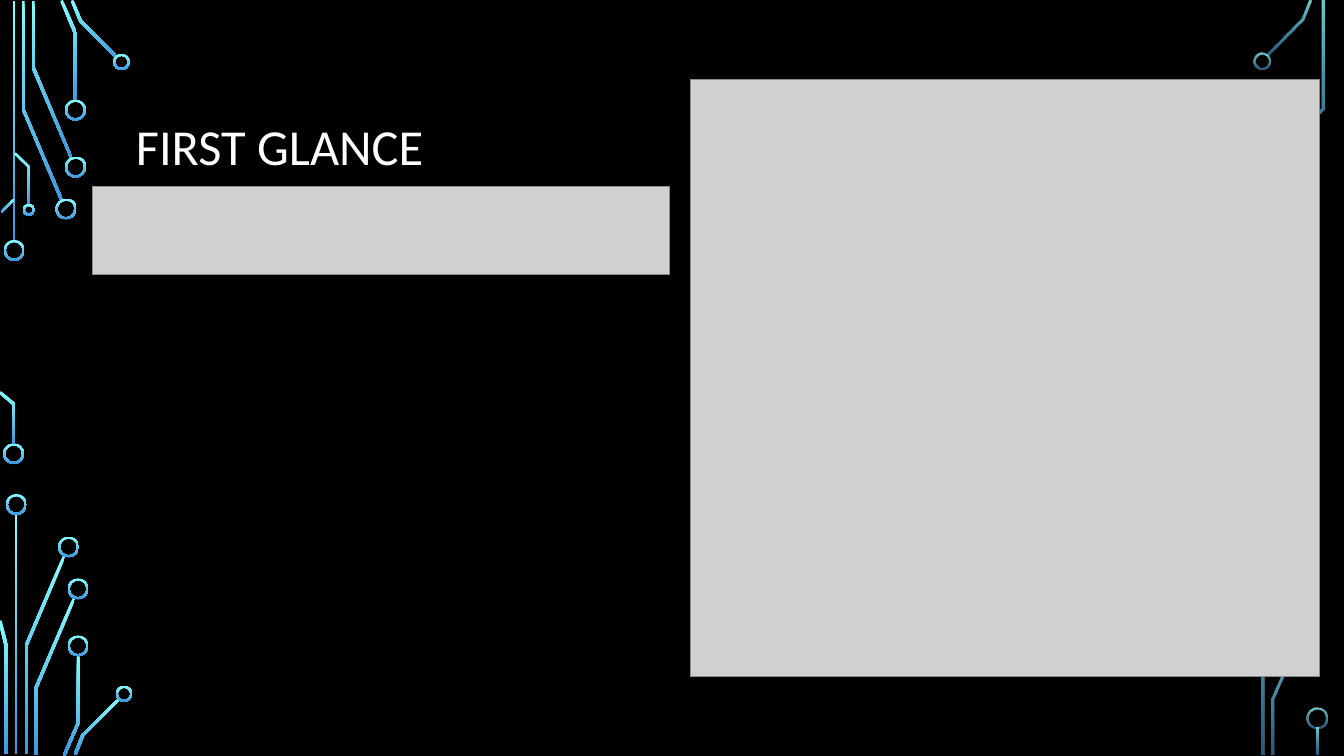
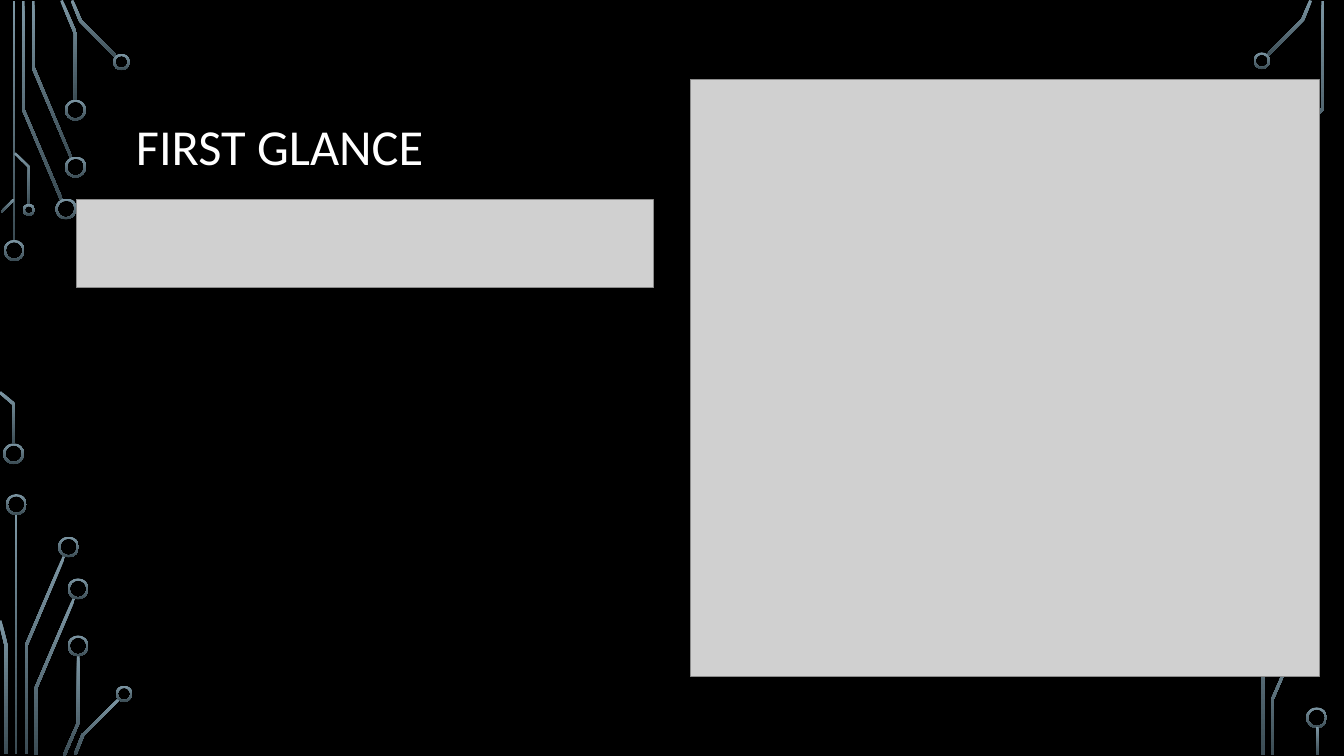
Before and after one commit to hzhi54/Cars_Price_Regression_Project, a slide deck: slide 4 of Presentation.pptx. Drawn at 1344x756 pixels with LibreOffice and Linux fonts; fonts in the diff are those of the drawing; grey boxes stand for pictures; background and template pictures are left out. Boxes give left, top, right and bottom in pixels: in the first picture for what was removed or moved away, otherwise in the second. Text is boxed around its words. In the diff, an @@ line names an element or a change of style, - is before the commit and + after.

```diff
--- a/Presentation.pptx
+++ b/Presentation.pptx
@@ fill gradient #82FFFF to #3D97DE to gradient #7C96A3 to #3B4C54 in 33 elements at (4, 240, 25, 261), (3, 444, 24, 465), (22, 1, 63, 201), (55, 199, 77, 220), (31, 1, 72, 158), (60, 0, 78, 101), (65, 156, 86, 177), (65, 100, 86, 121), (71, 0, 117, 58), (113, 53, 131, 70), (1, 199, 15, 213), (0, 391, 15, 445), (14, 152, 30, 205), (22, 204, 34, 216), (15, 514, 18, 755), (24, 556, 65, 754), (6, 494, 27, 515), (0, 620, 7, 754), (58, 536, 80, 558), (34, 598, 76, 755), (63, 655, 80, 756), (68, 579, 89, 600), (68, 635, 89, 656), (74, 698, 120, 755), (116, 686, 133, 702), (1266, 0, 1313, 56), (1253, 52, 1270, 70), (1271, 628, 1305, 755), (1292, 1, 1325, 171), (1261, 557, 1296, 755), (1307, 708, 1328, 729), (1317, 727, 1320, 755), (12, 1, 15, 242) @@
@@ picture: place and size @@
-picture at (93, 187, 669, 275)
+picture at (77, 200, 653, 288)
```
Also in this commit, not shown: 9 other slides changed, 5 other files.
